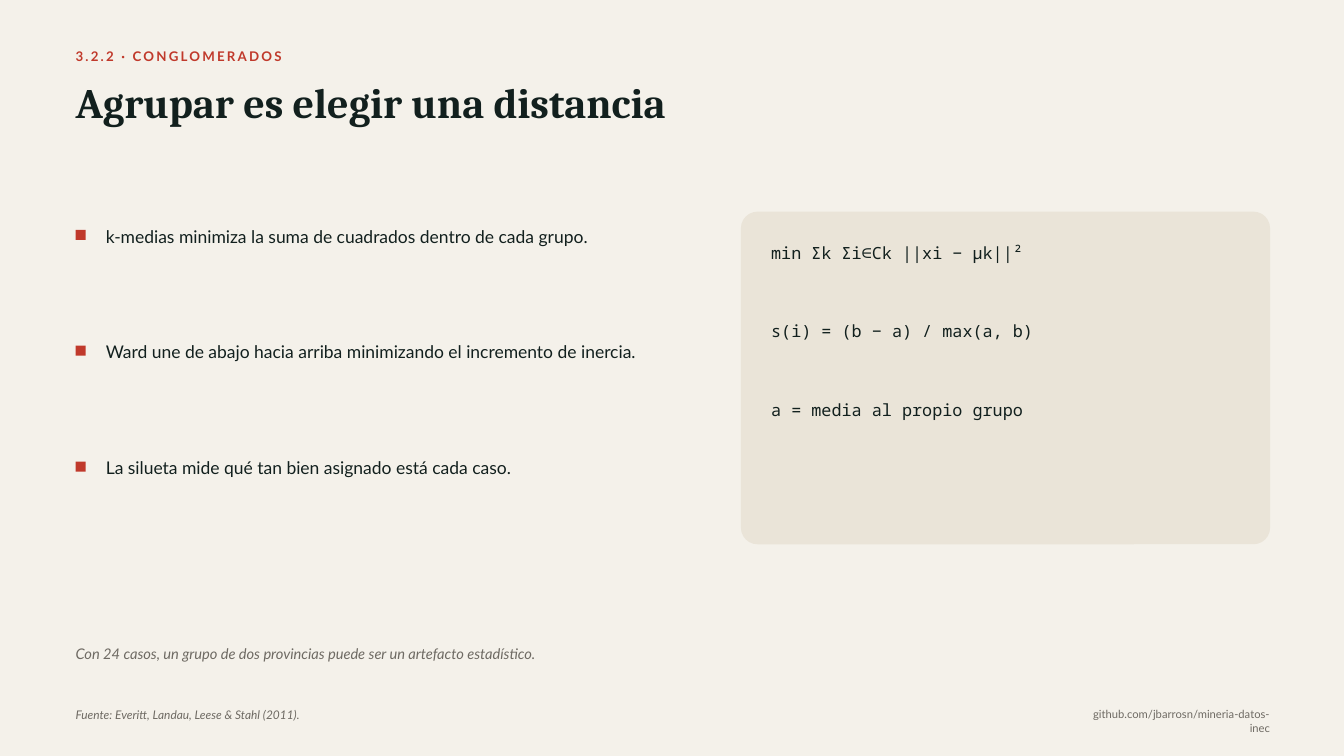
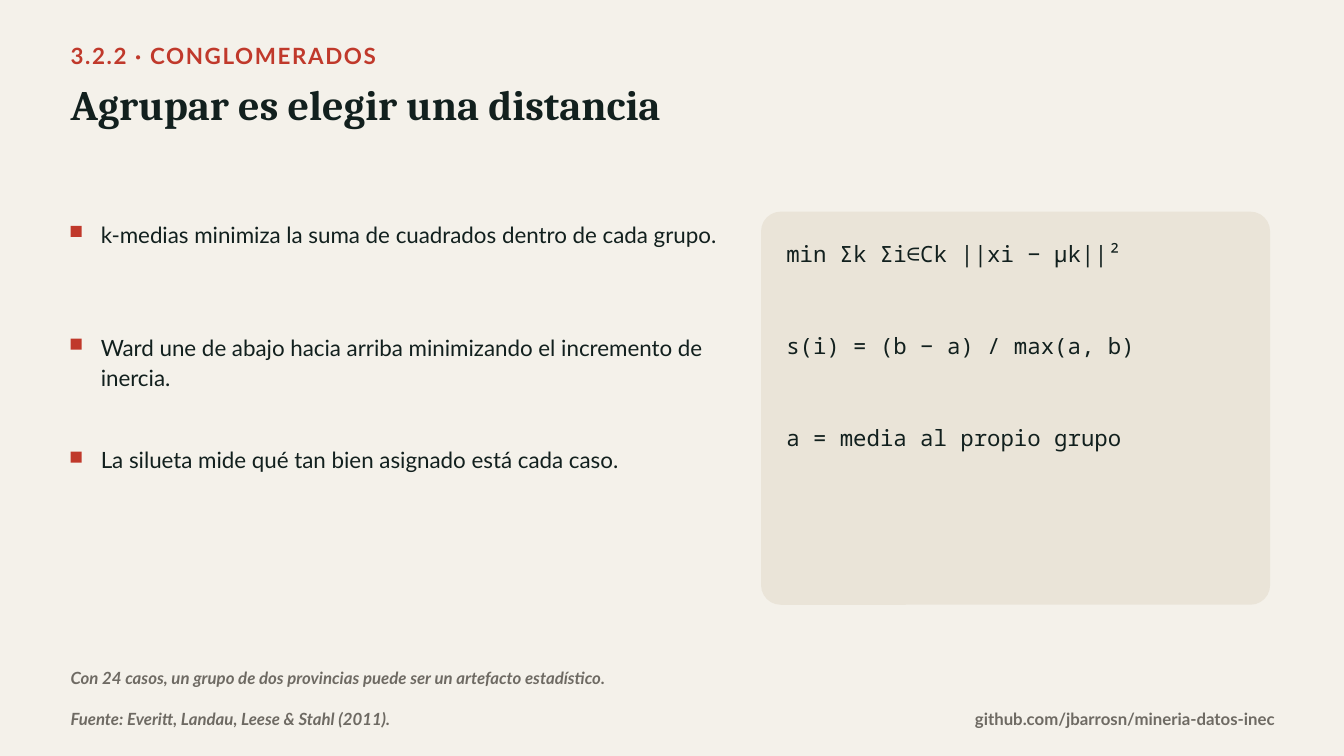
Before and after one commit to jbarrosn/mineria-datos-inec, a slide deck: slide 8 of docs/diapositivas/02_multivariante.pptx. Drawn at 1344x756 pixels with LibreOffice and Linux fonts; fonts in the diff are those of the drawing. Boxes give left, top, right and bottom in pixels: in the first picture for what was removed or moved away, otherwise in the second. Text is boxed around its words. In the diff, an @@ line names an element or a change of style, - is before the commit and + after.

```diff
--- a/docs/diapositivas/02_multivariante.pptx
+++ b/docs/diapositivas/02_multivariante.pptx
@@ text "3.2.2 · CONGLOMERADOS" at [71,47,376,64]: size 9.5 to 16 pt, letter spacing 1.6 to 1.2 pt @@
@@ text "Agrupar es elegir una distancia" at [71,91,660,130]: line spacing 0.98 to 0.95 @@
@@ rectangle: place and size @@
-rectangle at [76,230,86,240]
+rectangle at [71,226,82,237]
@@ rounded rectangle: place and size @@
-rounded rectangle at [741,212,1270,544]
+rounded rectangle at [761,212,1270,605]
@@ text "min Σk Σi∈Ck ||xi − ...": place and size @@
-text "min Σk Σi∈Ck ||xi − ..." at [771,244,1033,420]
+text "min Σk Σi∈Ck ||xi − ..." at [786,243,1135,451]
@@ text "min Σk Σi∈Ck ||xi − ..." at [786,243,1135,451]: size 12 to 16 pt; more space between paragraphs @@
@@ rectangle: place and size @@
-rectangle at [76,346,86,356]
+rectangle at [71,339,82,350]
@@ size 12.5 to 16 pt; line spacing 1.18 to 1.15 in 3 elements at [101,226,717,247], [101,339,702,386], [101,451,618,472] @@
@@ text "La silueta mide qué tan ...": place and size @@
-text "La silueta mide qué tan ..." at [106,461,511,477]
+text "La silueta mide qué tan ..." at [101,451,618,472]
@@ rectangle: place and size @@
-rectangle at [76,462,86,472]
+rectangle at [71,452,82,463]
@@ text "Con 24 casos, un grupo ...": place and size @@
-text "Con 24 casos, un grupo ..." at [76,648,535,662]
+text "Con 24 casos, un grupo ..." at [71,671,605,687]
@@ text "Con 24 casos, un grupo ..." at [71,671,605,687]: size 10.5 to 12 pt, bold on @@
@@ text "Fuente: Everitt, Landau, Leese & ..." at [71,712,390,728]: size 8.5 to 12 pt, bold on @@
@@ text "github.com/jbarrosn/mineria-datos-inec": place and size @@
-text "github.com/jbarrosn/mineria-datos-inec" at [1093,710,1270,732]
+text "github.com/jbarrosn/mineria-datos-inec" at [975,712,1275,728]
@@ text "github.com/jbarrosn/mineria-datos-inec" at [975,712,1275,728]: size 8 to 12 pt, bold on @@
```
Also in this commit, not shown: 11 other slides changed, 5 other files.
